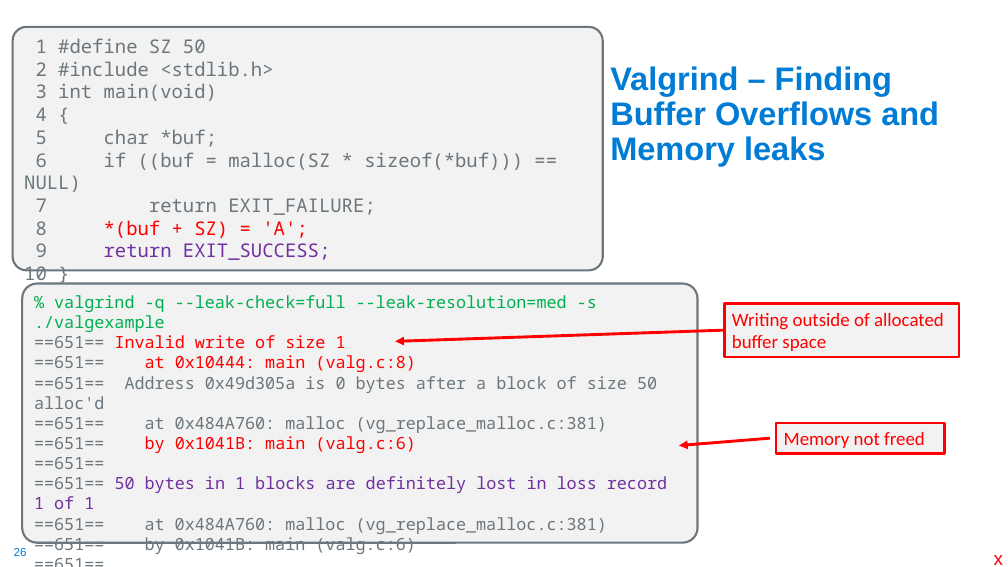
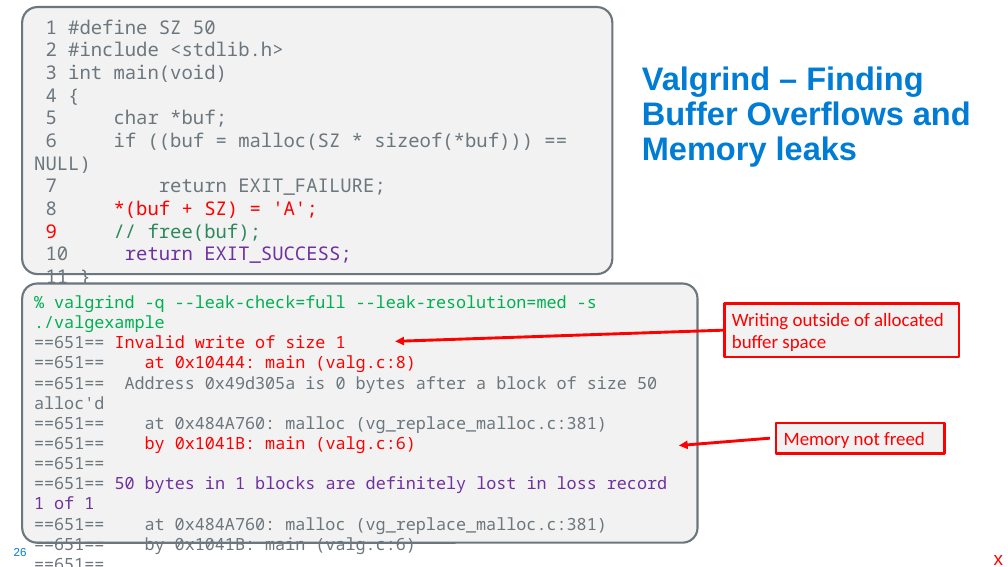
Before and after one commit to cse30-sp24/Muller-Slides, a slide deck: slide 26 of Lecture-8.pptx. Drawn at 1008x567 pixels with LibreOffice and Linux fonts; fonts in the diff are those of the drawing. Boxes give left, top, right and bottom in pixels: in the first picture for what was removed or moved away, otherwise in the second. Text is boxed around its words. In the diff, an @@ line names an element or a change of style, - is before the commit and + after.

```diff
--- a/Lecture-8.pptx
+++ b/Lecture-8.pptx
@@ rounded rectangle "1 #define SZ 50": place and size @@
-rounded rectangle "1 #define SZ 50" at bbox=[13, 27, 603, 271]
+rounded rectangle "1 #define SZ 50" at bbox=[22, 7, 613, 274]
@@ title "Valgrind – Finding Buffer Overflows ...": place and size @@
-title "Valgrind – Finding Buffer Overflows ..." at bbox=[610, 66, 939, 166]
+title "Valgrind – Finding Buffer Overflows ..." at bbox=[642, 66, 971, 166]
@@ text in rounded rectangle at bbox=[46, 223, 351, 285]: text changed @@
-9 return EXIT_SUCCESS;
-10 }
+9 // free(buf);
+10 return EXIT_SUCCESS;
+11 }
```
Also in this commit, not shown: 15 other slides changed, 1 other file.
